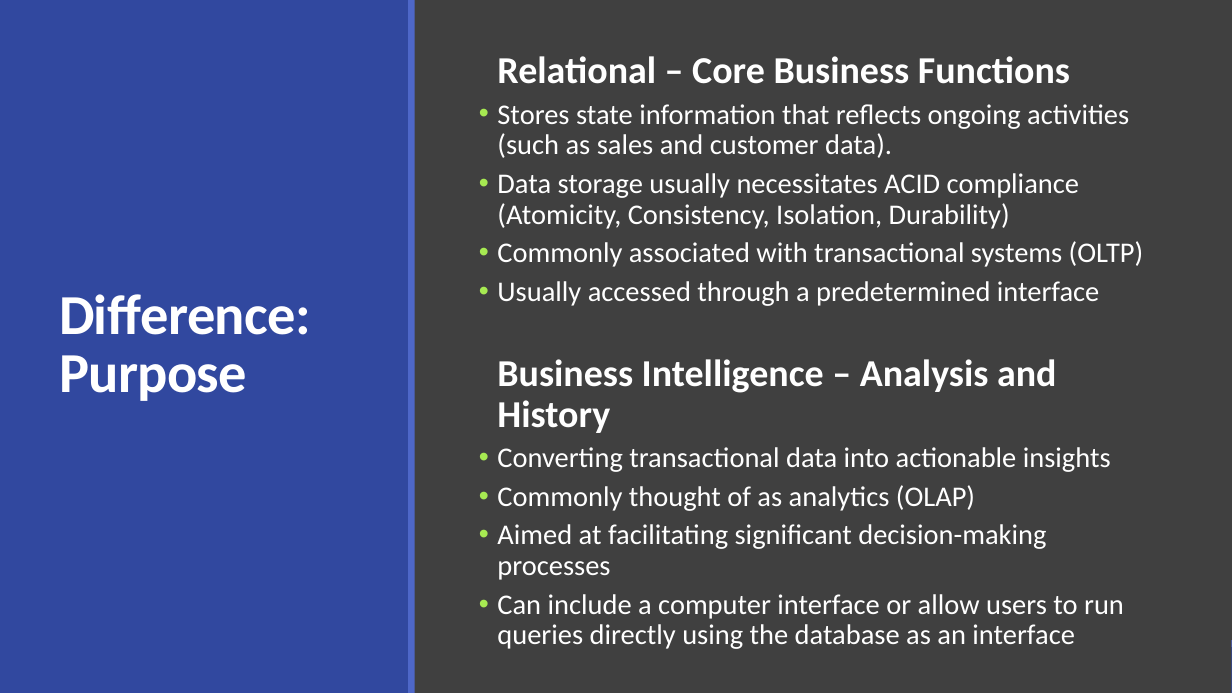
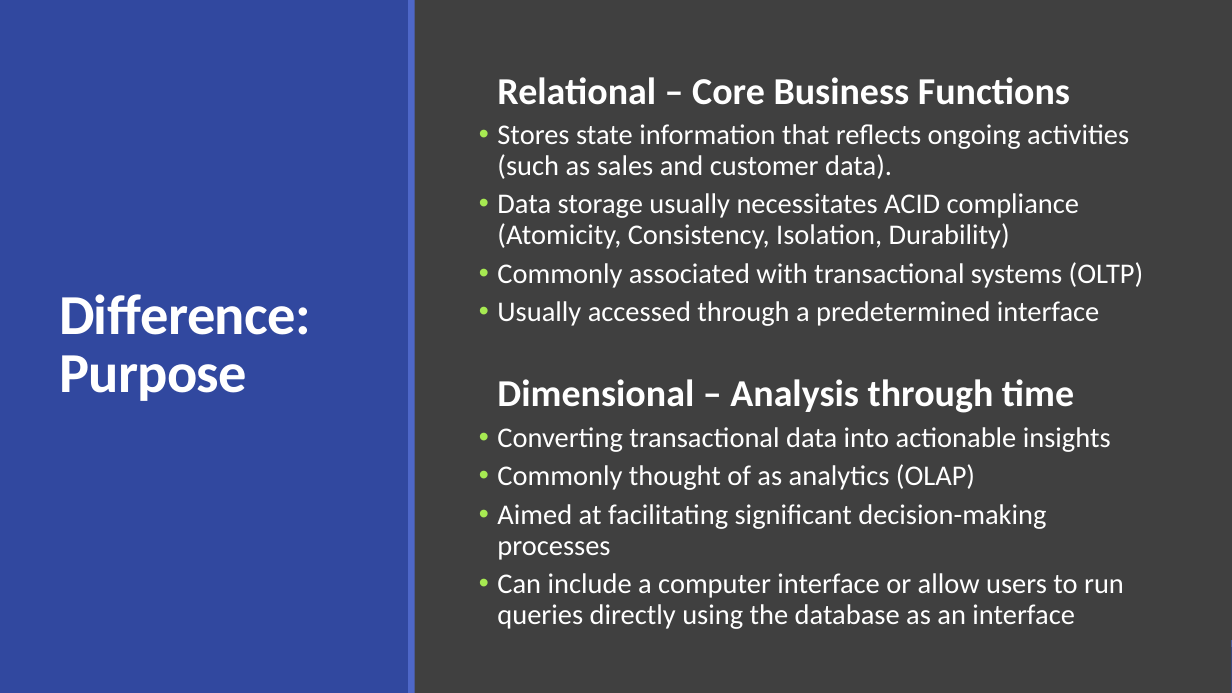
Before and after one commit to drsqlgithub/Presentation-Downloads, a slide deck: slide 11 of BI Versus Relational Design/Bi Versus Relational.pptx. Drawn at 1232x693 pixels with LibreOffice and Linux fonts; fonts in the diff are those of the drawing. Boxes give left, top, right and bottom in pixels: in the first picture for what was removed or moved away, otherwise in the second. Text is boxed around its words. In the diff, an @@ line names an element or a change of style, - is before the commit and + after.

Commit message:
slight upgrades to remove BI and make it Dimensional

```diff
--- a/BI Versus Relational Design/Bi Versus Relational.pptx
+++ b/BI Versus Relational Design/Bi Versus Relational.pptx
@@ text at <box>497,379,1074,413</box>: text changed @@
-  Business Intelligence – Analysis and History
+  Dimensional – Analysis through time
```
Also in this commit, not shown: 7 other slides changed.
